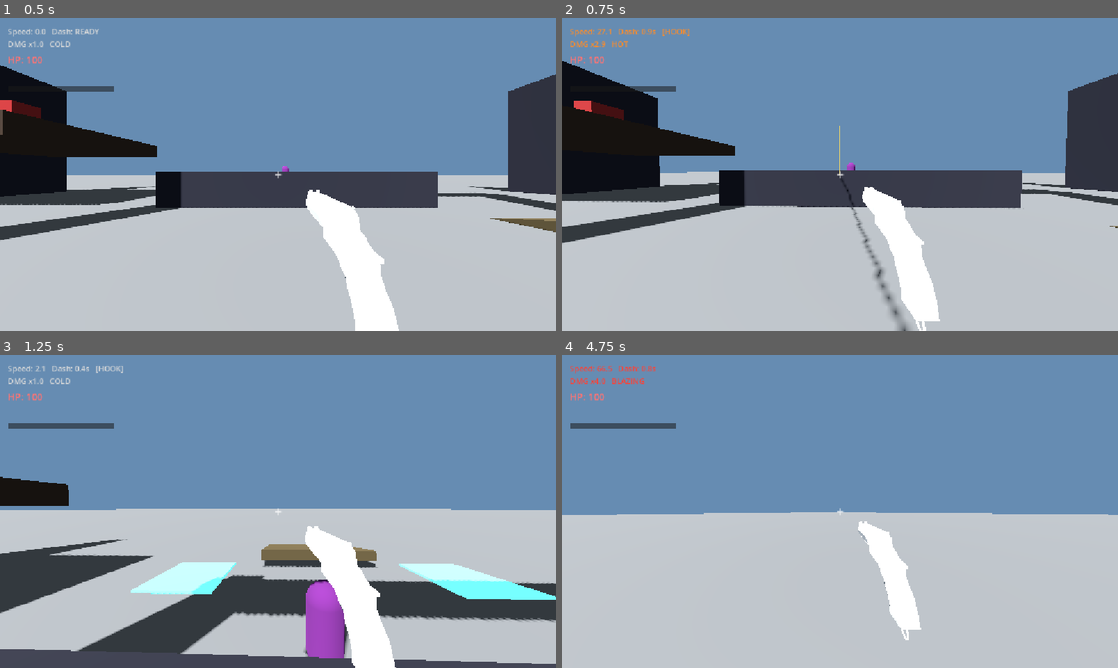
Above: before the commit, frames 1-4 (two rows, left to right).
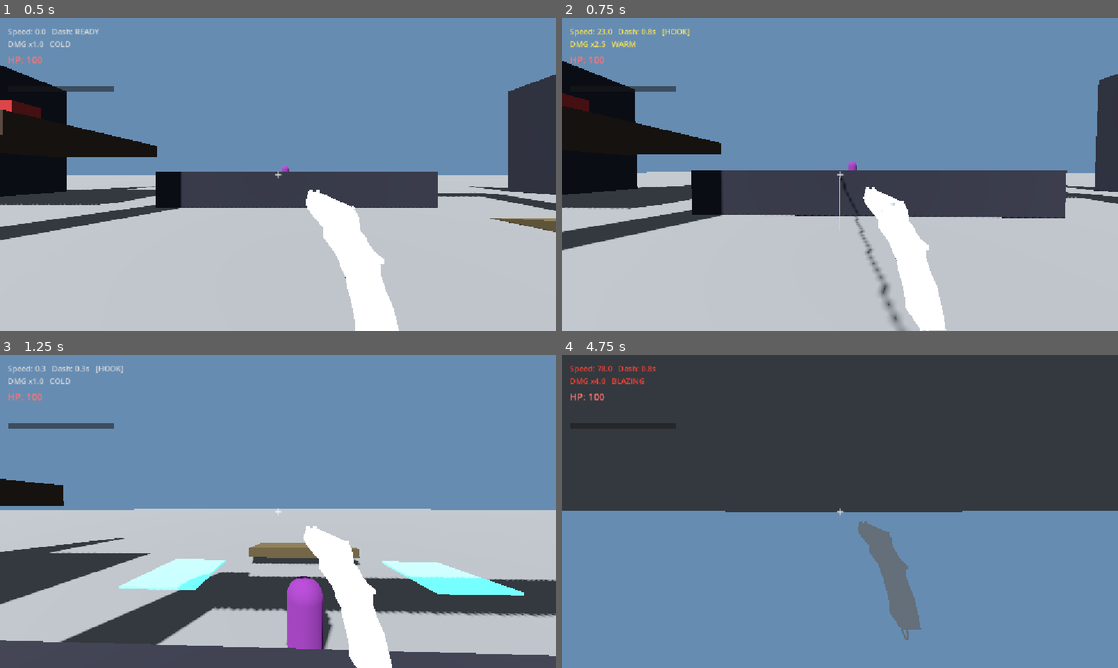
Above: after the commit, the same moments.

Repository: ahmedN535/ROTGUT
Game: Godot game, scene res://levels/test_arena.tscn
Two runs of this game, one before a commit and one after it. Both use one fixed random seed, a clock stepped at 60 frames per second and the inputs below. This scene is started directly instead of the project's main scene.
Inputs (mouse positions are in pixels of both pictures, inside the frame that each line leads up to):
- Up to frame 1 (0.5 s): no input
- Up to frame 2 (0.75 s): move the mouse to (834, 180) at 0.52 s; hold W (move_forward) from 0.53 s (still down); hold Right mouse button (grapple) from 0.53 s (still down); tap Shift (dash) at 0.6 s
- Up to frame 3 (1.25 s): keep holding W (move_forward); keep holding Right mouse button (grapple); tap Space (jump) at 0.77 s
- Up to frame 4 (4.75 s): move the mouse to (878, 514) at 1.27 s; release Right mouse button (grapple) at 1.28 s; right-click (878, 514) at 1.35 s; tap Space (jump) at 1.52, 3.02, 3.77, 4.52 s; tap Shift (dash) at 1.55, 2.85, 4.55 s; move the mouse to (795, 508) at 2.02 s; hold Ctrl (crouch) 2.03-2.78 s; right-click (795, 508) at 2.3 s; move the mouse to (845, 511) at 2.77 s; release W (move_forward) at 2.78 s; hold A (move_left) 2.78-3.53 s; move the mouse to (817, 505) at 3.52 s; hold Right mouse button (grapple) 3.53-4.28 s; hold W (move_forward) from 3.53 s (still down); click (817, 505) at 3.6 s; move the mouse to (867, 511) at 4.27 s; right-click (867, 511) at 4.35 s

Frame 1 is identical in both runs. In frame 2, 9.3% of the frame differs, in the area x 0-100%, y 3-100%; in frame 3, 11%; in frame 4, 99%, in the area x 0-100%, y 0-100%.

Commit message:
grapple 2.0

Diff:
--- a/godot-project/ROTGUT/entities/player/player.gd
+++ b/godot-project/ROTGUT/entities/player/player.gd
@@ -37,7 +37,7 @@
 
 # --- Grapple (swing hook) ---
 const GRAPPLE_RANGE: float = 40.0
-const GRAPPLE_AIR_ACCEL: float = 35.0   # how hard you can pump the swing
+const GRAPPLE_REEL_SPEED: float = 5
 const GRAPPLE_MIN_LENGTH: float = 2.0
 
 # --- Camera feel ---
@@ -94,8 +94,10 @@
 
 var _is_grappling: bool = false
 var _grapple_anchor: Vector3 = Vector3.ZERO
-var _rope_length: float = 0.0
+var _rope_max_length: float = 0.0   # the ceiling — starts at hook distance, decreases when reeling
+var _rope_length: float = 0.0       # current distance to anchor (can be less than max)
 var _rope_mesh: MeshInstance3D
+var _grapple_release_timer: float = 0.0
 
 var _health: float = MAX_HEALTH
 var _spawn_position: Vector3 = Vector3.ZERO
@@ -320,6 +322,12 @@
 	if is_on_floor() and not _just_jumped:
 		_jumps_left = MAX_JUMPS
 
+	var input_dir := Input.get_vector("move_left", "move_right", "move_forward", "move_back")
+	var wish_dir := (transform.basis * Vector3(input_dir.x, 0.0, input_dir.y)).normalized()
+
+	if Input.is_action_just_pressed("dash") and _dash_cooldown <= 0.0 and not _is_grappling:
+		_do_dash(wish_dir)
+
 	if Input.is_action_just_pressed("jump"):
 		_jump_buffer = JUMP_BUFFER_TIME
 
@@ -334,7 +342,7 @@
 	# so the burst builds up instead of popping flat (Tom's design). Friction is off
 	# during this window (see _ground_move), so the speed carries. The merge had
 	# dropped this block, so dashing did nothing — restored + corrected here.
-	if _dash_timer > 0.0:
+	if _dash_timer > 0.0 and not _is_grappling:
 		var dash_t := 1.0 - (_dash_timer / DASH_DURATION)   # 0 -> 1 across the window
 		var dash_ease := 0.5 + dash_t * dash_t              # ramps up (0.5 -> 1.5)
 		# Normalize by the ease integral (integral of 0.5+t^2 over 0..1 = 0.8333) so
@@ -342,6 +350,7 @@
 		var dash_accel := DASH_SPEED / (DASH_DURATION * 0.8333)
 		velocity.x += _dash_dir.x * dash_accel * dash_ease * delta
 		velocity.z += _dash_dir.z * dash_accel * dash_ease * delta
+
 
 	# Jump — three cases: ground, wall, double
 	if _jump_buffer > 0.0 and is_on_floor():
@@ -363,9 +372,6 @@
 		velocity.y = JUMP_VELOCITY
 		_jumps_left -= 1
 
-	var input_dir := Input.get_vector("move_left", "move_right", "move_forward", "move_back")
-	var wish_dir := (transform.basis * Vector3(input_dir.x, 0.0, input_dir.y)).normalized()
-
 	if Input.is_action_just_pressed("dash") and _dash_cooldown <= 0.0:
 		_do_dash(wish_dir)
 
@@ -374,6 +380,7 @@
 		_try_grapple()
 	if _is_grappling and not Input.is_action_pressed("grapple"):
 		_is_grappling = false
+		_grapple_release_timer = 2.0  # seconds of reduced friction
 
 	# Slide — crouch while moving fast on the ground
 	var crouch_held := Input.is_action_pressed("crouch")
@@ -390,17 +397,13 @@
 	var ground_speed := CROUCH_SPEED if (crouch_held and not _is_sliding) else WALK_SPEED
 
 	if _is_grappling:
-		_grapple_move(wish_dir, delta)
+		_grapple_move(delta)
 	elif is_on_floor() and not _just_jumped:
 		_ground_move(wish_dir, ground_speed, delta)
 	else:
 		_air_move(wish_dir, WALK_SPEED, delta)
 
 	move_and_slide()
-
-	if _is_grappling:
-		_constrain_rope_position()
-
 	_update_wall_ride()
 	_update_rope()
 
@@ -457,13 +460,15 @@
 
 
 func _ground_move(wish_dir: Vector3, wish_speed: float, delta: float) -> void:
-	# Friction is off during the dash window so the burst carries; otherwise low
-	# while sliding, normal while walking.
+	_grapple_release_timer -= delta  # tick it down here
+
 	var friction := GROUND_FRICTION
 	if _is_sliding:
 		friction = SLIDE_FRICTION
 	elif _dash_timer > 0.0:
 		friction = 0.0
+	elif _grapple_release_timer > 0.0:
+		friction = GROUND_FRICTION * 0.15  # 15% friction for a couple secs after releasing
 
 	var spd := Vector2(velocity.x, velocity.z).length()
 	if spd > 0.5:
@@ -491,7 +496,6 @@
 
 
 func _try_grapple() -> void:
-	# Raycast from the camera; attach to whatever the crosshair is on, in range.
 	var space := get_world_3d().direct_space_state
 	var origin := _camera.global_position
 	var dir := -_camera.global_transform.basis.z
@@ -500,46 +504,49 @@
 	var result := space.intersect_ray(query)
 	if not result:
 		return
-	var anchor: Vector3 = result.position
-	var length := global_position.distance_to(anchor)
+	var length := global_position.distance_to(result.position)
 	if length < GRAPPLE_MIN_LENGTH:
 		return
-	_grapple_anchor = anchor
+	_grapple_anchor = result.position
+	_rope_max_length = length
 	_rope_length = length
 	_is_grappling = true
-
-
-func _grapple_move(wish_dir: Vector3, delta: float) -> void:
-	# Gravity was already applied this frame — that's the energy that drives the
-	# swing. Here we (1) let the player pump with air control, then (2) apply the
-	# rope constraint that keeps only the tangential (swinging) motion.
-	if wish_dir != Vector3.ZERO:
-		velocity += wish_dir * GRAPPLE_AIR_ACCEL * delta
-
+	_dash_timer = 0.0
+	_dash_cooldown = DASH_COOLDOWN  # lock dash while grappling
+
+
+func _grapple_move(delta: float) -> void:
+	if Input.is_action_pressed("ui_shift") and _rope_max_length > GRAPPLE_MIN_LENGTH:
+		_rope_max_length = maxf(_rope_max_length - GRAPPLE_REEL_SPEED * delta, GRAPPLE_MIN_LENGTH)
+		# Push velocity toward anchor to actually move the player
+		var to_anchor := (_grapple_anchor - global_position).normalized()
+		velocity += to_anchor * GRAPPLE_REEL_SPEED
+
+	if is_on_floor():
+		var input_dir := Input.get_vector("move_left", "move_right", "move_forward", "move_back")
+		var wish_dir := (transform.basis * Vector3(input_dir.x, 0.0, input_dir.y)).normalized()
+		_ground_move(wish_dir, WALK_SPEED, delta)
+
+	_apply_rope_constraint(delta)
+
+func _apply_rope_constraint(delta: float) -> void:
 	var to_anchor := _grapple_anchor - global_position
 	var dist := to_anchor.length()
-	if dist < 0.01:
-		return
-	var dir := to_anchor / dist  # unit vector pointing at the anchor
-
-	# When the rope is taut, cancel any velocity pulling AWAY from the anchor.
-	# That converts "falling away" into "swinging around" — the pendulum.
-	if dist >= _rope_length:
-		var radial := velocity.dot(dir)  # + toward anchor, - away from it
-		if radial < 0.0:
-			velocity -= dir * radial
-
-
-func _constrain_rope_position() -> void:
-	# Soft-correct any drift so the rope length stays honest (move_and_slide can
-	# nudge us slightly off the swing arc each frame).
-	var to_anchor := _grapple_anchor - global_position
-	var dist := to_anchor.length()
-	if dist > _rope_length:
-		var dir := to_anchor / dist
-		var target := _grapple_anchor - dir * _rope_length
-		global_position = global_position.lerp(target, 0.5)
-
+	if dist < 0.001:
+		return
+
+	var rope_dir := to_anchor / dist
+
+	if dist < _rope_max_length:
+		_rope_length = dist
+		return
+
+	_rope_length = _rope_max_length
+
+	# Only cancel velocity moving away from anchor, keep all tangential momentum
+	var radial_vel := velocity.dot(-rope_dir)
+	if radial_vel > 0.0:
+		velocity += rope_dir * radial_vel
 
 func _update_rope() -> void:
 	if not _is_grappling:
--- a/godot-project/ROTGUT/project.godot
+++ b/godot-project/ROTGUT/project.godot
@@ -71,6 +71,11 @@
 "events": [Object(InputEventMouseButton,"resource_local_to_scene":false,"resource_name":"","device":-1,"window_id":0,"a …(253 unchanged characters)…
 ]
 }
+ui_shift={
+"deadzone": 0.2,
+"events": [Object(InputEventKey,"resource_local_to_scene":false,"resource_name":"","device":16,"window_id":0,"alt_pressed":false,"shift_pressed":false,"ctrl_pressed":false,"meta_pressed":false,"pressed":false,"keycode":0,"physical_keycode":4194325,"key_label":0,"unicode":0,"location":0,"echo":false,"script":null)
+]
+}
 
 [physics]
 
